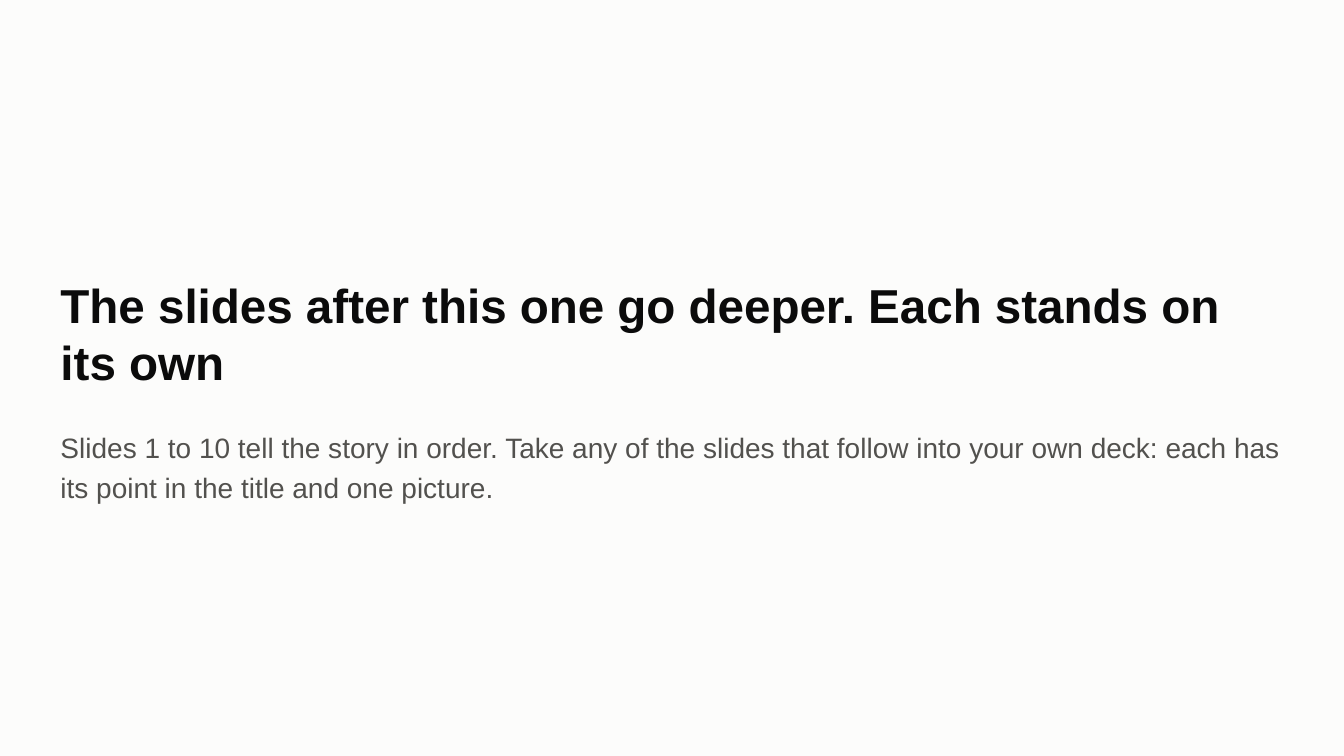
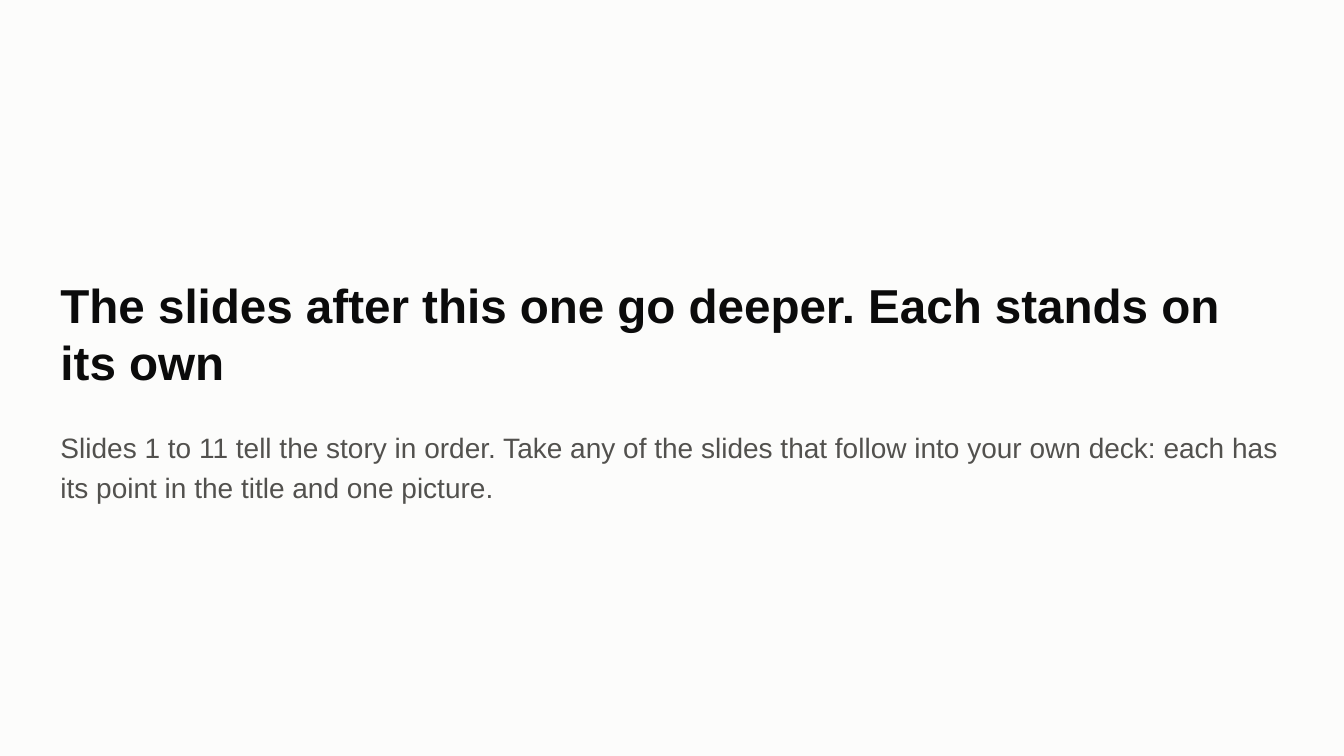
Before and after one commit to ChenSiyun1234/FieldVision, a slide deck: slide 12 of handoff/presentation/FieldVision_model_story.pptx (slide 11 before the commit). Drawn at 1344x756 pixels with LibreOffice and Linux fonts; fonts in the diff are those of the drawing. Boxes give left, top, right and bottom in pixels: in the first picture for what was removed or moved away, otherwise in the second. Text is boxed around its words. In the diff, an @@ line names an element or a change of style, - is before the commit and + after.

```diff
--- a/handoff/presentation/FieldVision_model_story.pptx
+++ b/handoff/presentation/FieldVision_model_story.pptx
@@ text at (x1=60, y1=437, x2=1277, y2=503): text changed @@
-Slides 1 to 10 tell the story in order. Take any of the slides that follow into your own deck: each has its point in the title and one picture.
+Slides 1 to 11 tell the story in order. Take any of the slides that follow into your own deck: each has its point in the title and one picture.
```
Also in this commit, not shown: 1 other slide changed, 1 slide added, 1 other file.
